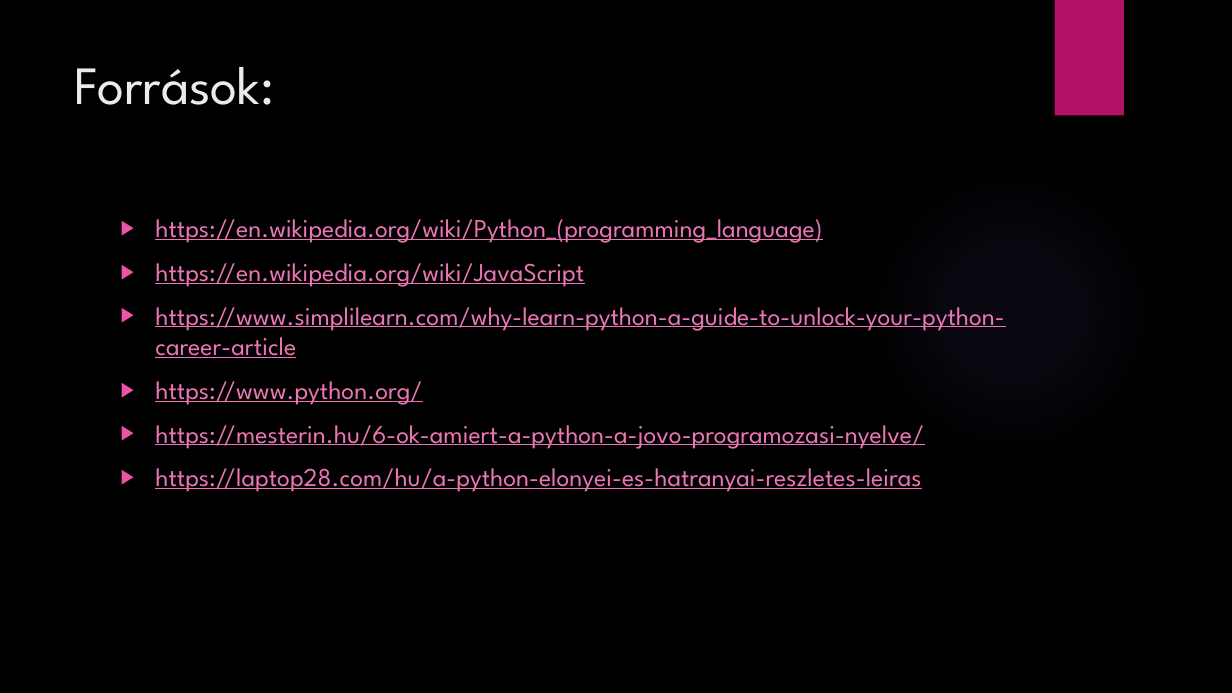
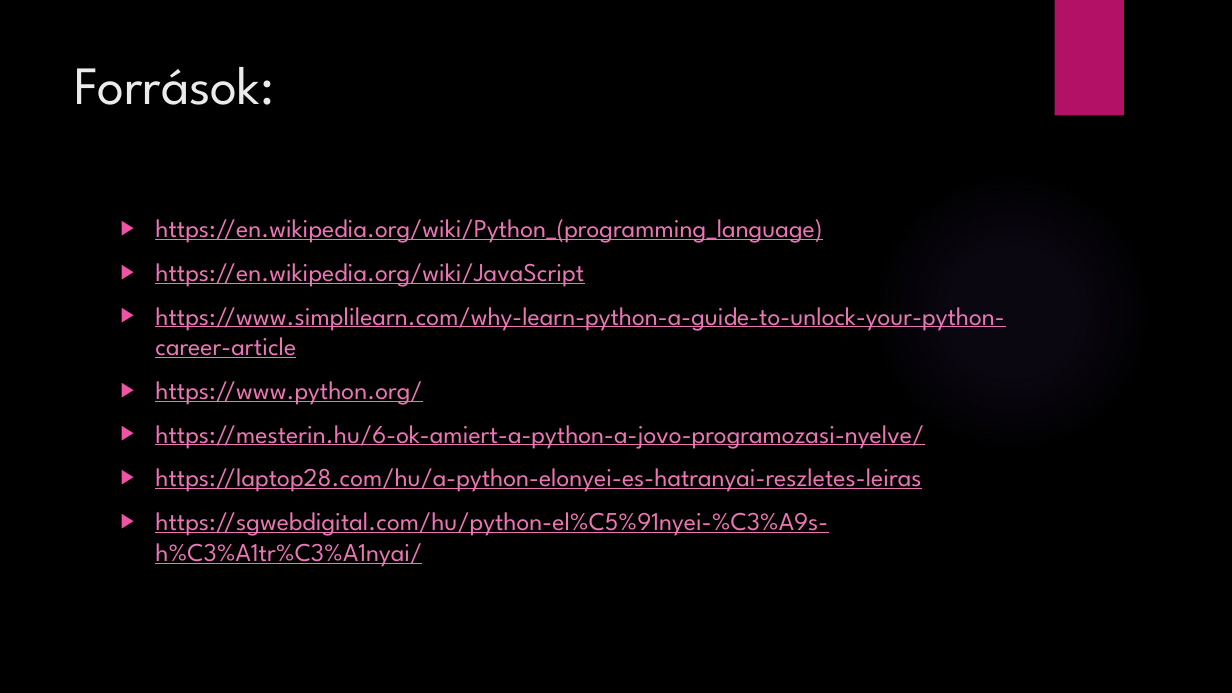
Before and after one commit to IaamSteve/t-zperces_prezent-ci-, a slide deck: slide 5 of Python, Javascript.pptx. Drawn at 1232x693 pixels with LibreOffice and Linux fonts; fonts in the diff are those of the drawing; background and template pictures are left out. Boxes give left, top, right and bottom in pixels: in the first picture for what was removed or moved away, otherwise in the second. Text is boxed around its words. In the diff, an @@ line names an element or a change of style, - is before the commit and + after.

```diff
--- a/Python, Javascript.pptx
+++ b/Python, Javascript.pptx
@@ text at (x1=155, y1=512, x2=828, y2=567): paragraph added @@
+▶ https://sgwebdigital.com/hu/python-el%C5%91nyei-%C3%A9s-h%C3%A1tr%C3%A1nyai/
```
Also in this commit, not shown: 2 other slides changed, 1 other file.
